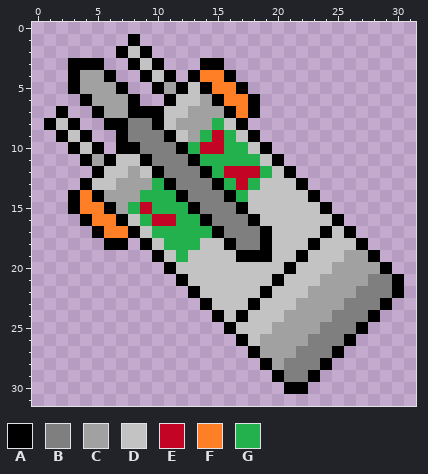
Two states of a pixel-art sprite, images/robot-img/manny-cursor-3.png. This is how it looked before the edit.
The file is 32x32 pixels. Colours within 5 levels of each other are drawn and written as one.
Palette (. is transparent): A #000000  B #7f7f7f  C #a1a1a1  D #c3c3c3  E #c40424  F #ff7f27  G #22b14c
Pixels before, first column x 1:
 1 .......A......................
 2 ......ADA.....................
 3 ..AAA..ADA...AA...............
 4 ..ACCA..ADA.AFFA..............
 5 ..ACCCA..ACADAFFA.............
 6 ...ACCCA..ADDCAFFA............
 7 .A..ACCAAADDCCCAFA............
 8 ADA..AABBADCCCGDA.............
 9 .ADA..ABBBADCGEGDA............
10 ..ADA.AABBBAGEEGGDA...........
11 ...ACADDABBBAGGGGGDA..........
12 ....ADDCDABBBAGEEEGDA.........
13 ...ADDCCCGABBBAGEGDDDA........
14 ..AFACCCGGGABBBAGDDDDDA.......
15 ..AFFACGEGGGABBBADDDDDDA......
16 ...AFFADGEEGGABBBADDDDDDA.....
17 ....AFFADGGGGGABBBADDDDADA....
18 .....AA.ADGGGDDABBADDDADDDA...
19 .........ADGDDDDAAADDADDDCCA..
20 ..........ADDDDDDDDDADDDCCCCA.
21 ...........ADDDDDDDADDDCCCCBBA
22 ............ADDDDDADDDCCCCBBBA
23 .............ADDDADDDCCCCBBBA.
24 ..............ADADDDCCCCBBBA..
25 ...............ADDDCCCCBBBA...
26 ................ADCCCCBBBA....
27 .................ACCCBBBA.....
28 ..................ACBBBA......
29 ...................ABBA.......
30 ....................AA........
The result:
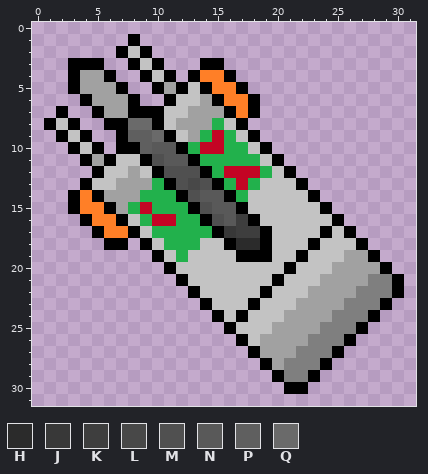
Colours new in this view: H #2b2b2b  J #383838  K #3e3e3e  L #484848  M #505050  N #595959  P #5f5f5f  Q #6a6a6a
Author's note on the commit: added shading to manny animation
The exact change:
{"y":8,"x":8,"old":"BB","new":"QQ"}
{"y":9,"x":8,"old":"BBB","new":"PPQ"}
{"y":10,"x":9,"old":"BBB","new":"PNN"}
{"y":11,"x":10,"old":"BBB","new":"MNN"}
{"y":12,"x":11,"old":"BBB","new":"MMM"}
{"y":13,"x":12,"old":"BBB","new":"MLM"}
{"y":14,"x":13,"old":"BBB","new":"MNN"}
{"y":15,"x":14,"old":"BBB","new":"MNN"}
{"y":16,"x":15,"old":"BBB","new":"MNK"}
{"y":17,"x":16,"old":"BBB","new":"JKK"}
{"y":18,"x":17,"old":"BB","new":"HH"}
{"label":"changed","picture_box":[128,118,260,250]}
